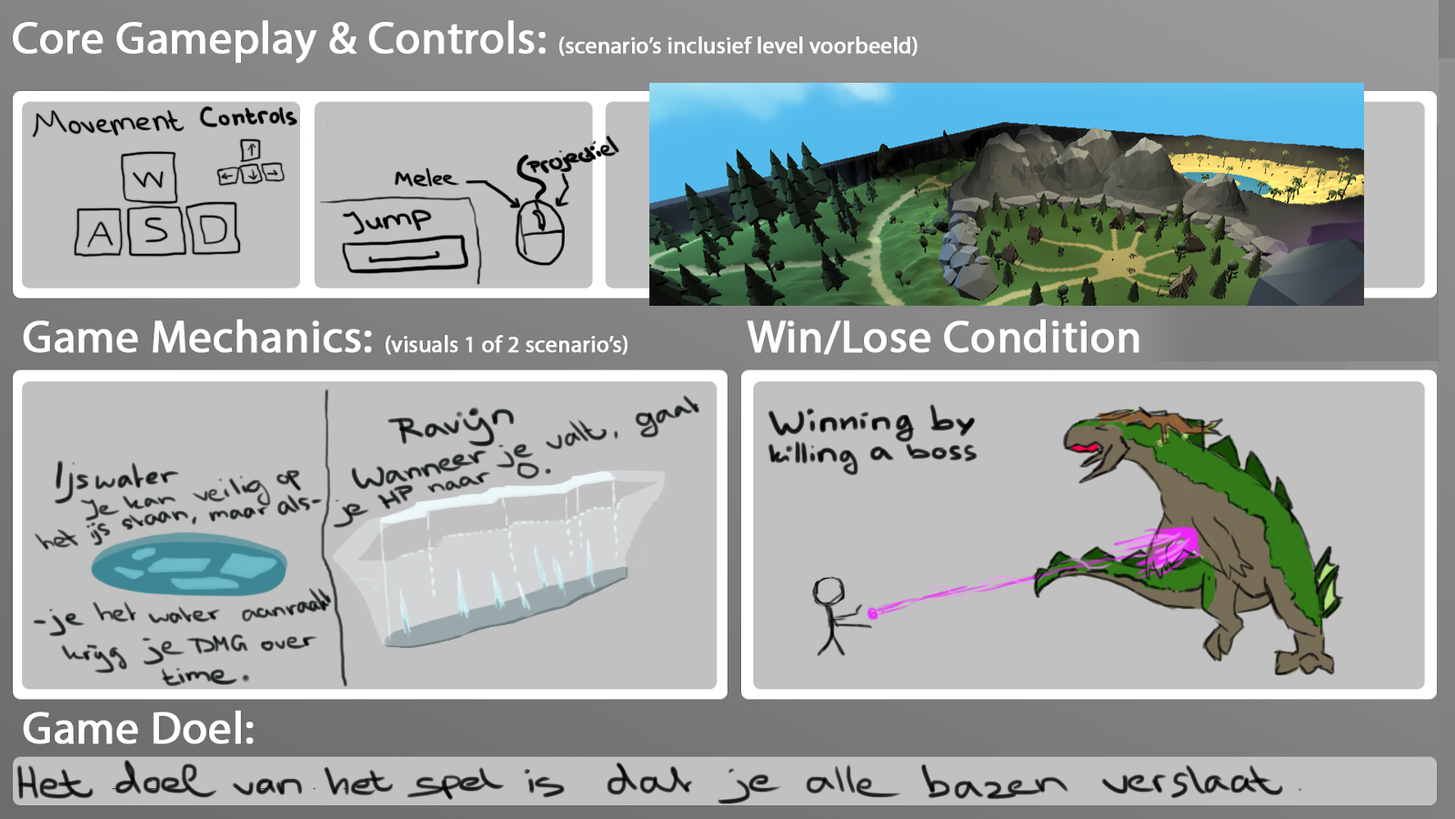
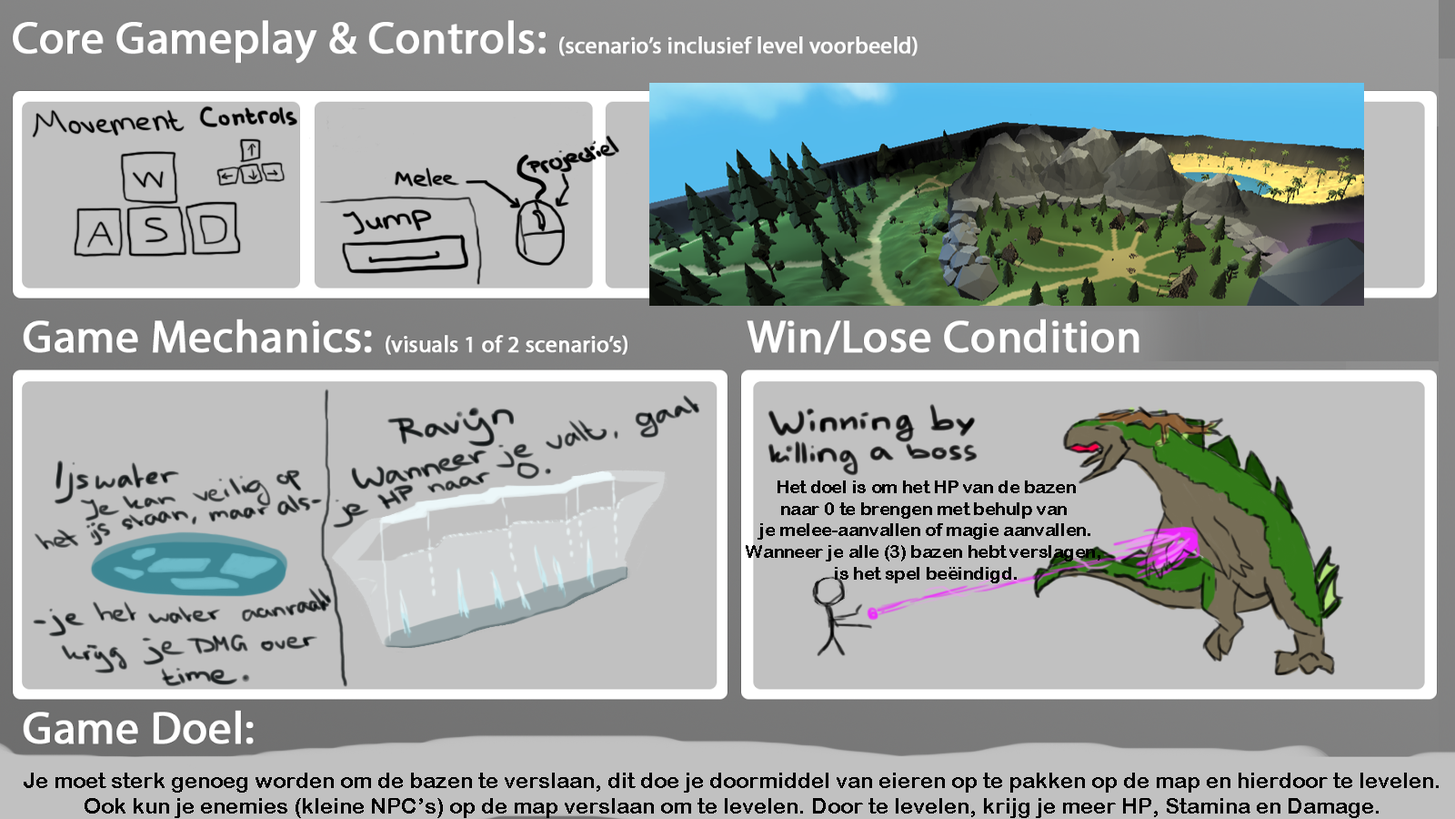
Two versions of the same layered image (1455x819). Layer-by-layer changes:
removed layer "Layer 2" over [16, 480, 1346, 805]
renamed "Layer 5" to "Je moet sterk genoeg worden om de bazen te verslaan, dit doe je", painted on it over [23, 480, 1439, 818]
renamed "Layer 4" to "Layer 2", moved it above "Het doel is om het HP van de bazen naar 0 te brengen met behulp", painted on it over [0, 480, 1455, 819]
renamed "Layer 3" to "Het doel is om het HP van de bazen naar 0 te brengen met behulp", painted on it over [745, 480, 1101, 584]
painted on "Layer 1" over [16, 480, 1364, 805]
